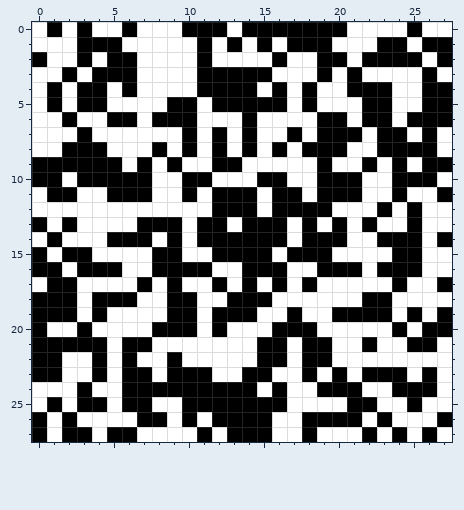
Edited in one commit: pixel-art sprite (samples_test/6.png). Above is the file before it was changed.
The file is 28x28 pixels.
Now the later version:
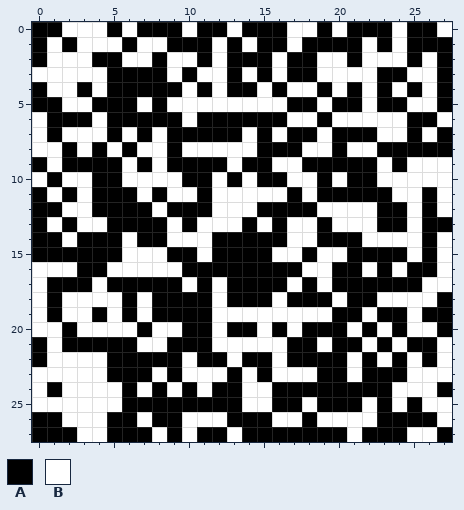
Palette (. is transparent): A #000000  B #ffffff
Difference:
@@ x 0..27 @@
- 0 BABABBABBBAAABAAAAAAABBBBABB
- 1 BBBAAABBBBBABABABAAABBBAABAA
- 2 ABBABAABBBBABBBBABBAABAAAABA
- 3 BBABAAABBBBAAAAABBBABABBBBAB
- 4 BABAABABBBBAAAABABABBAAABBAA
- 5 BABAABBBBAABAAAAABABBBAABBAA
- 6 BBABBAABAAABBBABBBBAABAABAAA
- 7 BBBABBBBBBABABABBABAAABAABAB
- 8 BBAAABBBABABABABABAAABBAAAAB
- 9 AAAAAABABABBAABBBBBABBABABAA
-10 AABAAAAABBAABBBAABBAAABBAAAB
-11 BAABBAAABBABAAABAABAAABBABBA
-12 BBBBBBBBBBBBAAABAAAABBBABABB
-13 ABABBBBAAABAABAAABABABABBABB
-14 BABBBAAABABAAAAAABAAABBAAABA
-15 ABAABBBBAABBAAAABAAABBBBAABB
-16 AABAAABBAAAABBAAABBAAABAAABB
-17 BAABBBBABABBABABABABBBBBABBA
-18 AAABAAABBAABBAAABBBBBBAABBBB
-19 AAABABBBBAABAAABBABBAAAABABA
-20 ABBABBBBAAABABBBAAABBBBBABAA
-21 AAAAABAABBBBBBBAABAABBABBAAB
-22 AABBABABBABBBBBAABAABBBBBBBB
-23 AABBABAABAAABBAABBABABAAABAB
-24 BBBABBAAAAAAAAABABBAAABBAAAB
-25 BABAABAABBAAAAAAABBBBAABBABB
-26 ABABBBBAABABAAAABBAAAABABBBA
-27 ABAABAABBBBABAAABBABBBABABAB
+ 0 AABBBABAAABAABAAABBABAAABAAB
+ 1 ABABBBABBAAABABAABAAAABABAAA
+ 2 ABBBAABBABBABAAABAABBABBBABA
+ 3 BBBBBAAAABABBABABAABBBBAABBA
+ 4 ABBABAAAAABABAABABBABABABABA
+ 5 AABBAAABABBBBBBBBAABAABAABBA
+ 6 BAAABAAAAABAAAAAABBABBBBBAAB
+ 7 BABBBABABAAAAABABAABAAABBABA
+ 8 BBABABABBABBBBBAAABBABBAAAAA
+ 9 ABAAAABABAAAABAABBAAAAABABBB
+10 BABBAABBBBAABABAABBABAABBBBB
+11 ABABAAABABBABBBBBABAAAAABBAB
+12 AABBAAAABAAABBBAAAABBBBAABAB
+13 ABABBAAAABABBBABABBABBBAABAA
+14 AABAAABAABBBAAAAABBAAABBBBAB
+15 AAAAAABBBAABAAAABBABBAAAABAB
+16 BBBAABBBBBAAAAAAAABBAABABAAB
+17 BAAABAAAAABABAAAABABAAAAAABB
+18 BABBBBABAAAABAAABAAABAABBBBA
+19 BABBABABAAAABBBBBBBBAABAABAA
+20 BBABBBBABBAABAABABAAABABABBA
+21 ABAAAAABBAAABBBBBAABAABABAAB
+22 ABBBBAAAAABAABAABAAAABABABAB
+23 BBBBBAAABABBBABABBBAABAAABBB
+24 BABBBBABABABAABBAAAAAAAABBBA
+25 BBBBBBAAAAAAAABBAABAAABABABB
+26 AABBBAABAABBBAAABBABBBBAAAAB
+27 AAABBAAABABAABAAAAAAABAAABBA
